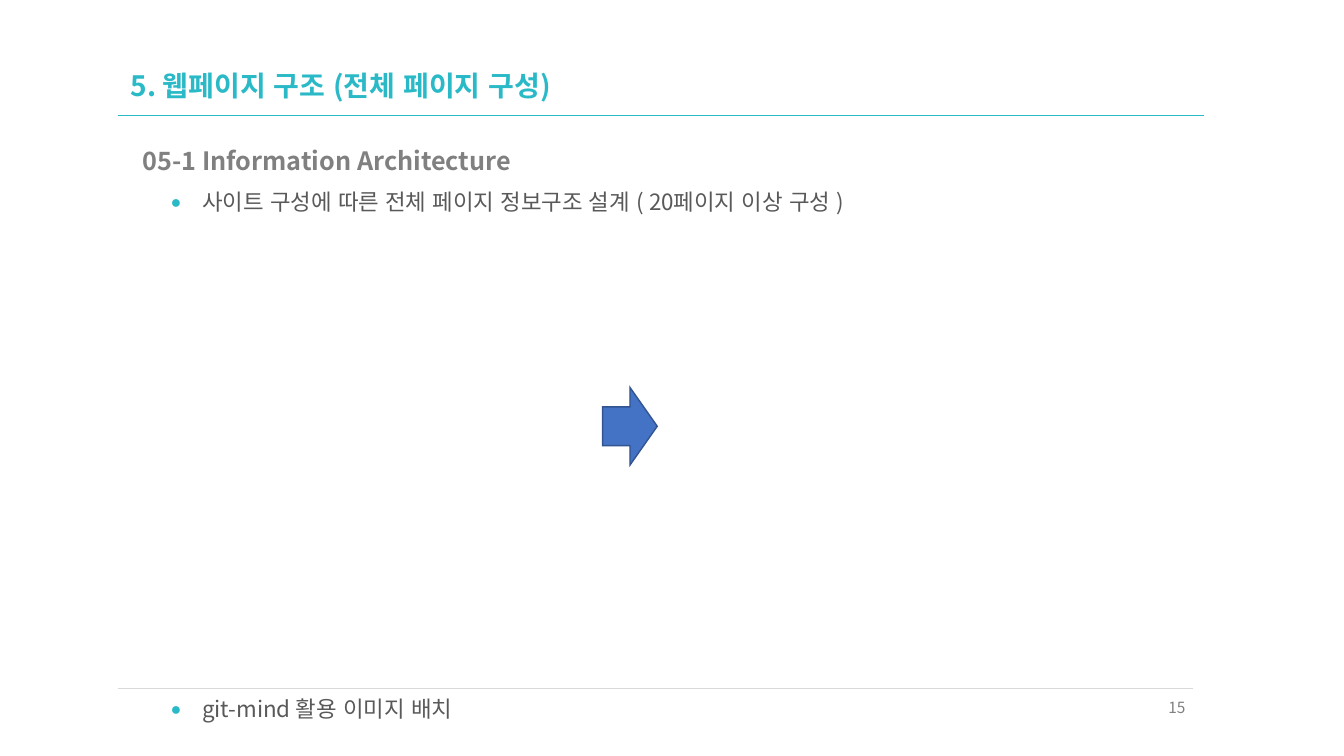
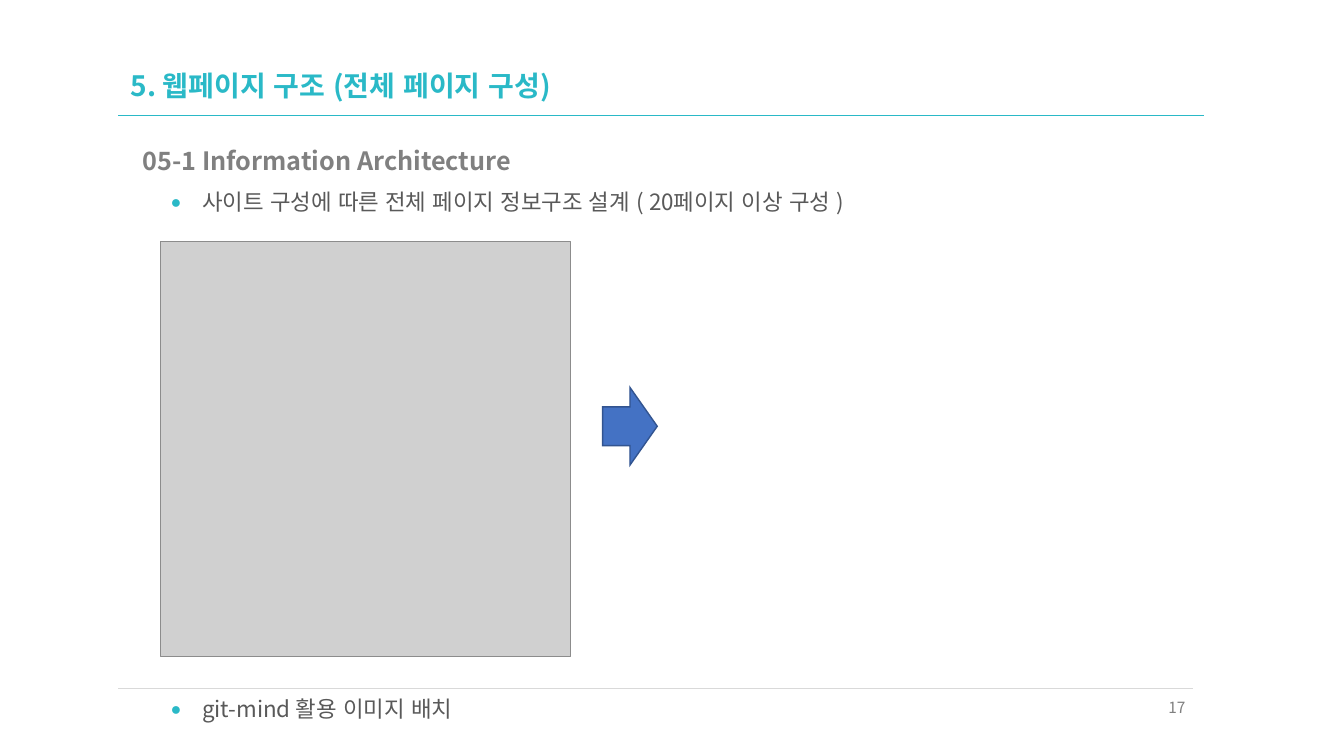
Before and after one commit to ekfka4863/frontEndCource_210901, a slide deck: slide 17 of source/n_01_UIUX요구분석_다나와닷컴.pptx (slide 15 before the commit). Drawn at 1344x756 pixels with LibreOffice and Linux fonts; fonts in the diff are those of the drawing; grey boxes stand for pictures. Boxes give left, top, right and bottom in pixels: in the first picture for what was removed or moved away, otherwise in the second. Text is boxed around its words. In the diff, an @@ line names an element or a change of style, - is before the commit and + after.

```diff
--- a/source/n_01_UIUX요구분석_다나와닷컴.pptx
+++ b/source/n_01_UIUX요구분석_다나와닷컴.pptx
@@ picture added at [161,242,572,657] @@
@@ page number at [1168,702,1185,713]: text changed @@
-15
+17
```
Also in this commit, not shown: 7 other slides changed, 2 slides added, 5 other files.
